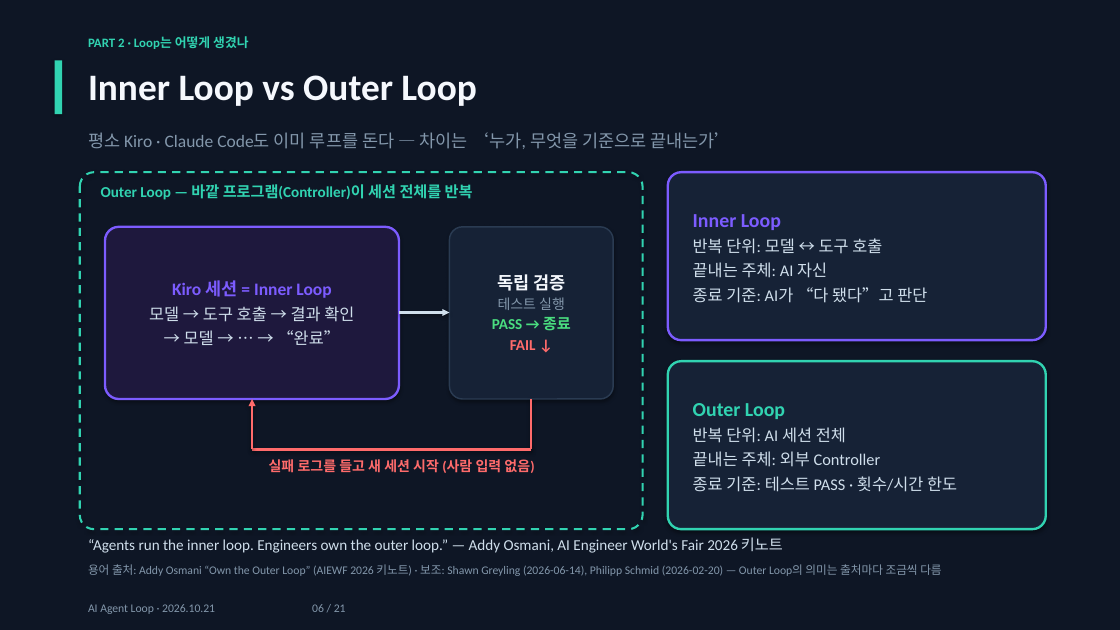
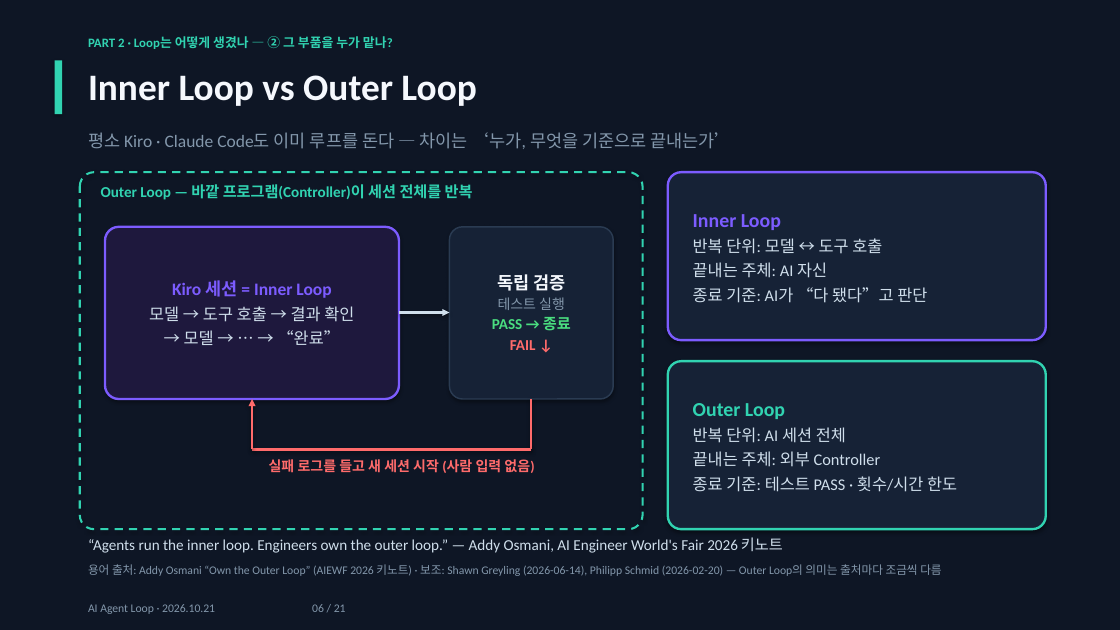
Before and after one commit to jaewon-i/kiro-agent-loop-demo, a slide deck: slide 6 of docs/AI_Agent_Loop.pptx. Drawn at 1120x630 pixels with LibreOffice and Linux fonts; fonts in the diff are those of the drawing. Boxes give left, top, right and bottom in pixels: in the first picture for what was removed or moved away, otherwise in the second. Text is boxed around its words. In the diff, an @@ line names an element or a change of style, - is before the commit and + after.

Commit message:
Slides 5-7: add guiding questions to PART 2 kicker

```diff
--- a/docs/AI_Agent_Loop.pptx
+++ b/docs/AI_Agent_Loop.pptx
@@ text at [88,36,393,49]: text changed @@
-PART 2 · Loop는 어떻게 생겼나
+PART 2 · Loop는 어떻게 생겼나 — ② 그 부품을 누가 맡나?
```
Also in this commit, not shown: 2 other slides changed.
